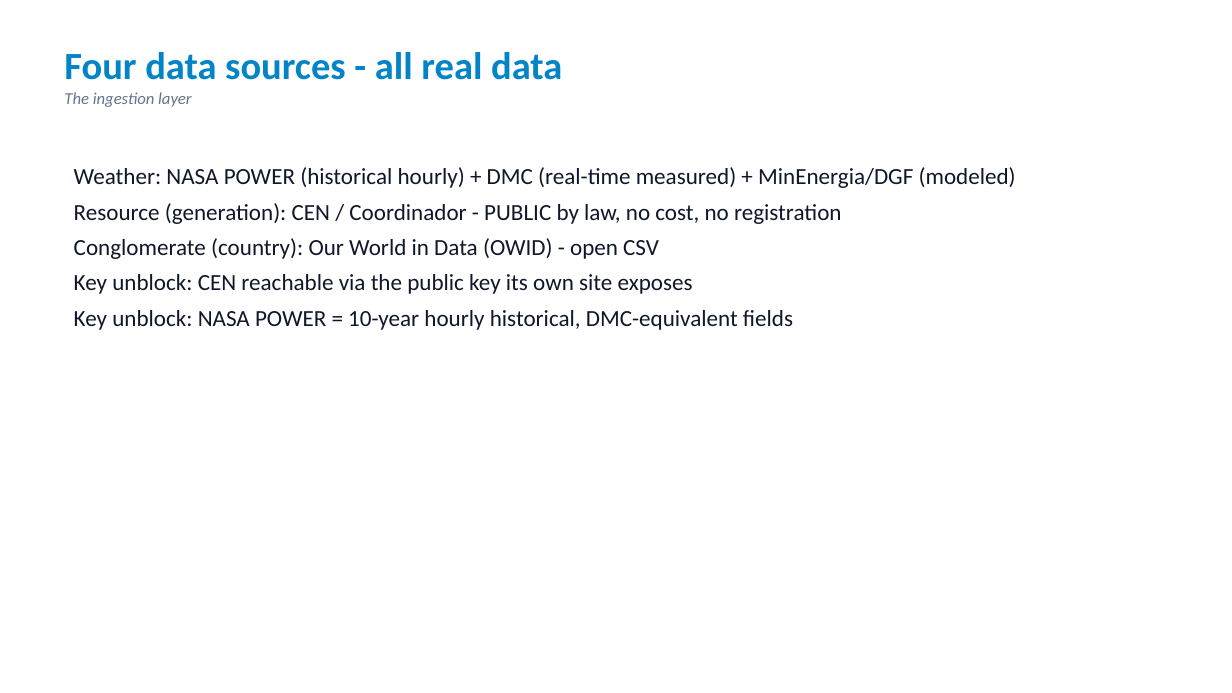
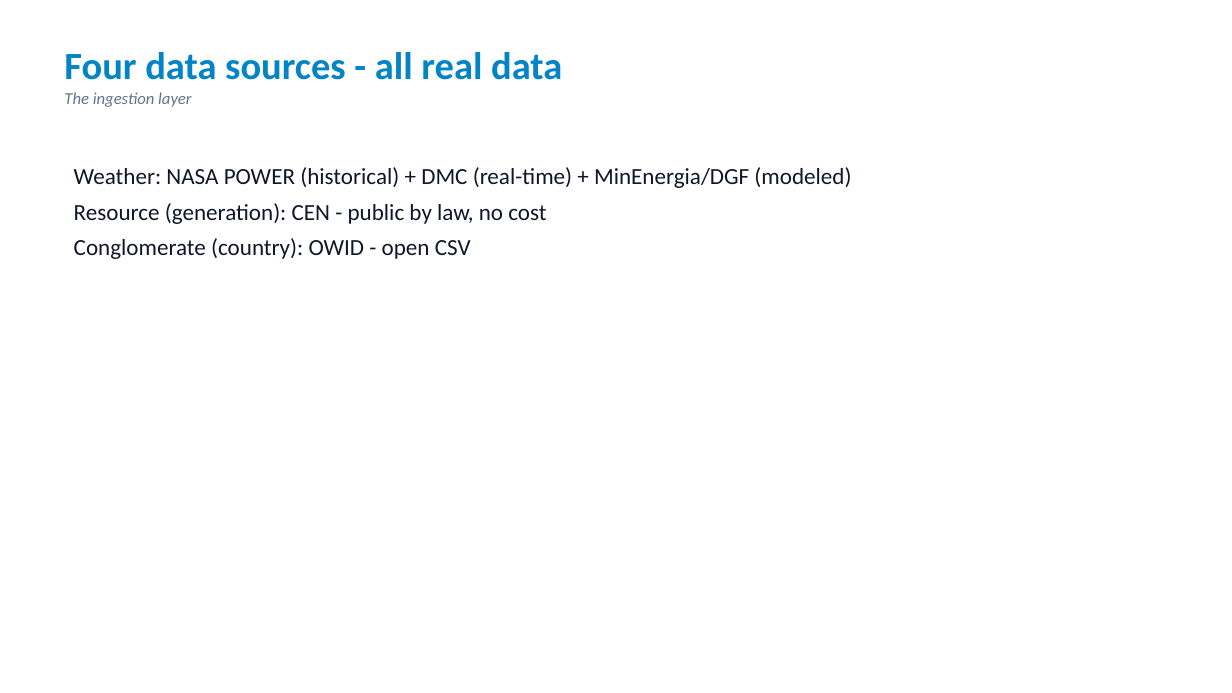
Before and after one commit to fuad-onate-evs/poc_databricks_evalueserve, a slide deck: slide 2 of docs/overview/poc-deck.pptx. Drawn at 1232x693 pixels with LibreOffice and Linux fonts; fonts in the diff are those of the drawing. Boxes give left, top, right and bottom in pixels: in the first picture for what was removed or moved away, otherwise in the second. Text is boxed around its words. In the diff, an @@ line names an element or a change of style, - is before the commit and + after.

Commit message:
docs: refresh deliverables — weather NASA star schema + marts + AI/BI dashboard (time series & KPIs)

```diff
--- a/docs/overview/poc-deck.pptx
+++ b/docs/overview/poc-deck.pptx
@@ text at bbox=[74, 167, 851, 259]: text changed @@
-Weather: NASA POWER (historical hourly) + DMC (real-time measured) + MinEnergia/DGF (modeled)
-Resource (generation): CEN / Coordinador - PUBLIC by law, no cost, no registration
-Conglomerate (country): Our World in Data (OWID) - open CSV
-Key unblock: CEN reachable via the public key its own site exposes
-Key unblock: NASA POWER = 10-year hourly historical, DMC-equivalent fields
+Weather: NASA POWER (historical) + DMC (real-time) + MinEnergia/DGF (modeled)
+Resource (generation): CEN - public by law, no cost
+Conglomerate (country): OWID - open CSV
```
Also in this commit, not shown: 3 other slides changed, 1 slide added, 1 slide removed, 6 other files.
